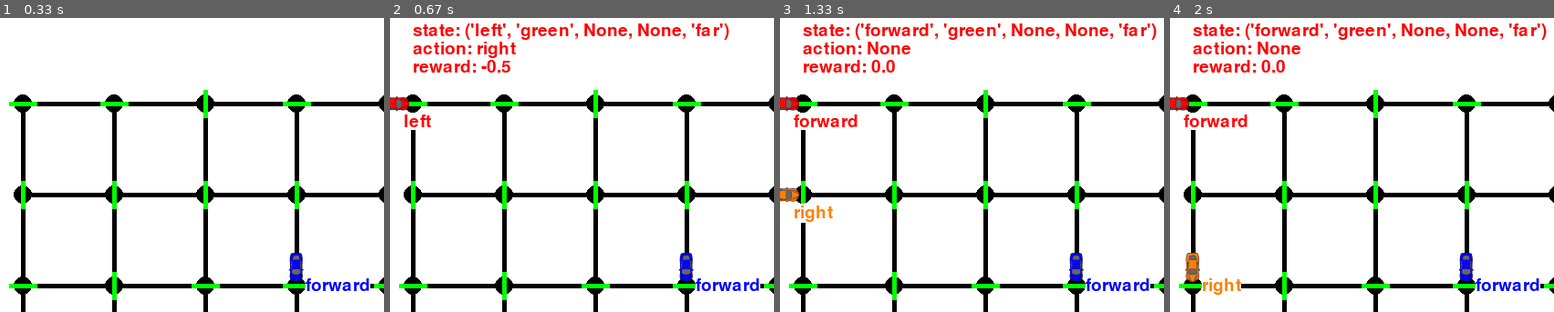
Above: before the commit, frames 1-4 (left to right).
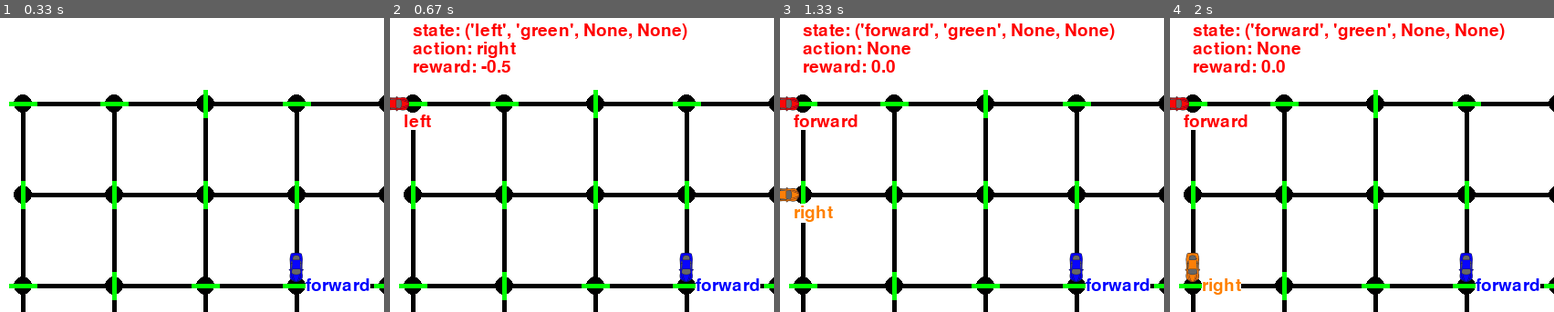
Above: after the commit, the same moments.

Repository: Fujiki-Nakamura/MLND
Game: pygame game, started from smartcab/smartcab/agent.py
Same seed, same stepped clock (60 frames per second), same inputs: the game is played once before the commit and once after it. The source is Python 2; it was converted automatically to run under Python 3.
Inputs:
- Up to frame 1 (0.33 s): no input
- Up to frame 2 (0.67 s): no input
- Up to frame 3 (1.33 s): no input
- Up to frame 4 (2 s): no input
The pictures show only the part of the screen within x 2-52%, y 0-50%; the shares and areas given below are measured in that part.

Frame 1 is identical in both runs. In frame 2, 0.2% of the frame differs, in the area x 76-89%, y 1-8%; in frame 3, 0.2%; in frame 4, 0.2%.

Commit message:
Not consider the deadline variable - Because too many states causes the agents not to learn well.
This reverts commit 8ba06772f713abb56ab2dee5320455a12bb54fc2.

Diff:
--- a/smartcab/smartcab/agent.py
+++ b/smartcab/smartcab/agent.py
@@ -29,21 +29,18 @@
         # TODO: Prepare for a new trip; reset any variables here, if required
         self.cumulative_reward = 0
         n_success_list.append(self.n_success)
-        self.deadline_for_each_trial = self.env.get_deadline(self)
 
     def update(self, t):
         # Gather inputs
         self.next_waypoint = self.planner.next_waypoint()  # from route planner, also displayed by simulator
         inputs = self.env.sense(self)
         deadline = self.env.get_deadline(self)
-        deadline_state = 'near' if deadline < 0.5 * self.deadline_for_each_trial else 'far'
 
         # TODO: Update state
         self.state = self.update_state(self.next_waypoint,
                                        inputs['light'],
                                        inputs['oncoming'],
-                                       inputs['left'],
-                                       deadline_state)
+                                       inputs['left'])
 
         # TODO: Select action according to your policy
         if random.random() < self.epsilon:  # explore
@@ -72,20 +69,17 @@
         # next state
         next_waypoint_prime = self.planner.next_waypoint()
         inputs_prime = self.env.sense(self)
-        deadline_prime = self.env.get_deadline(self)
-        deadline_state_prime = 'near' if deadline_prime < 0.5 * self.deadline_for_each_trial else 'far'
         state_prime = self.update_state(next_waypoint_prime,
                                         inputs_prime['light'],
                                         inputs_prime['oncoming'],
-                                        inputs_prime['left'],
-                                        deadline_state_prime)
+                                        inputs_prime['left'])
 
         # TODO: Learn policy based on state, action, reward
         action_prime_values = self.Q_table[state_prime].values() if self.Q_table[state_prime].values() else [0]
         self.Q_table[self.state][action] = (1 - self.alpha) * self.Q_table[self.state].get(action, 0) \
                                          + self.alpha * (reward + self.gamma * max(action_prime_values))
 
-        print "LearningAgent.update(): deadline = {}, deadline_state = {}, inputs = {}, action = {}, reward = {}, cumulative_reward = {}".format(deadline, deadline_state, inputs, action, reward, self.cumulative_reward)  # [debug]
+        print "LearningAgent.update(): deadline = {}, inputs = {}, action = {}, reward = {}, cumulative_reward = {}".format(deadline, inputs, action, reward, self.cumulative_reward)  # [debug]
         # print self.Q_table # [debug]
         # print self.state # [debug]
         # print state_prime # [debug]
